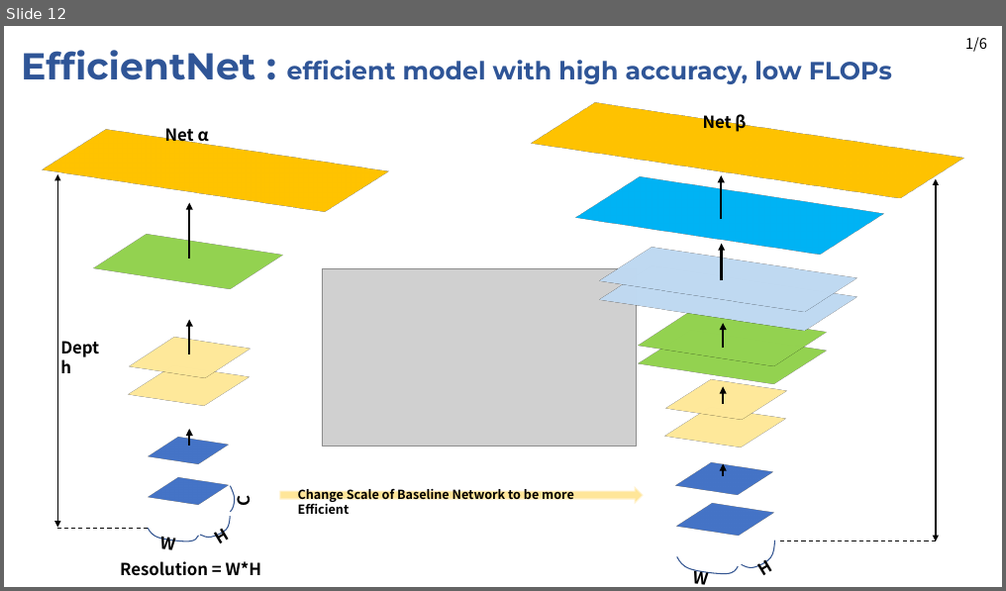
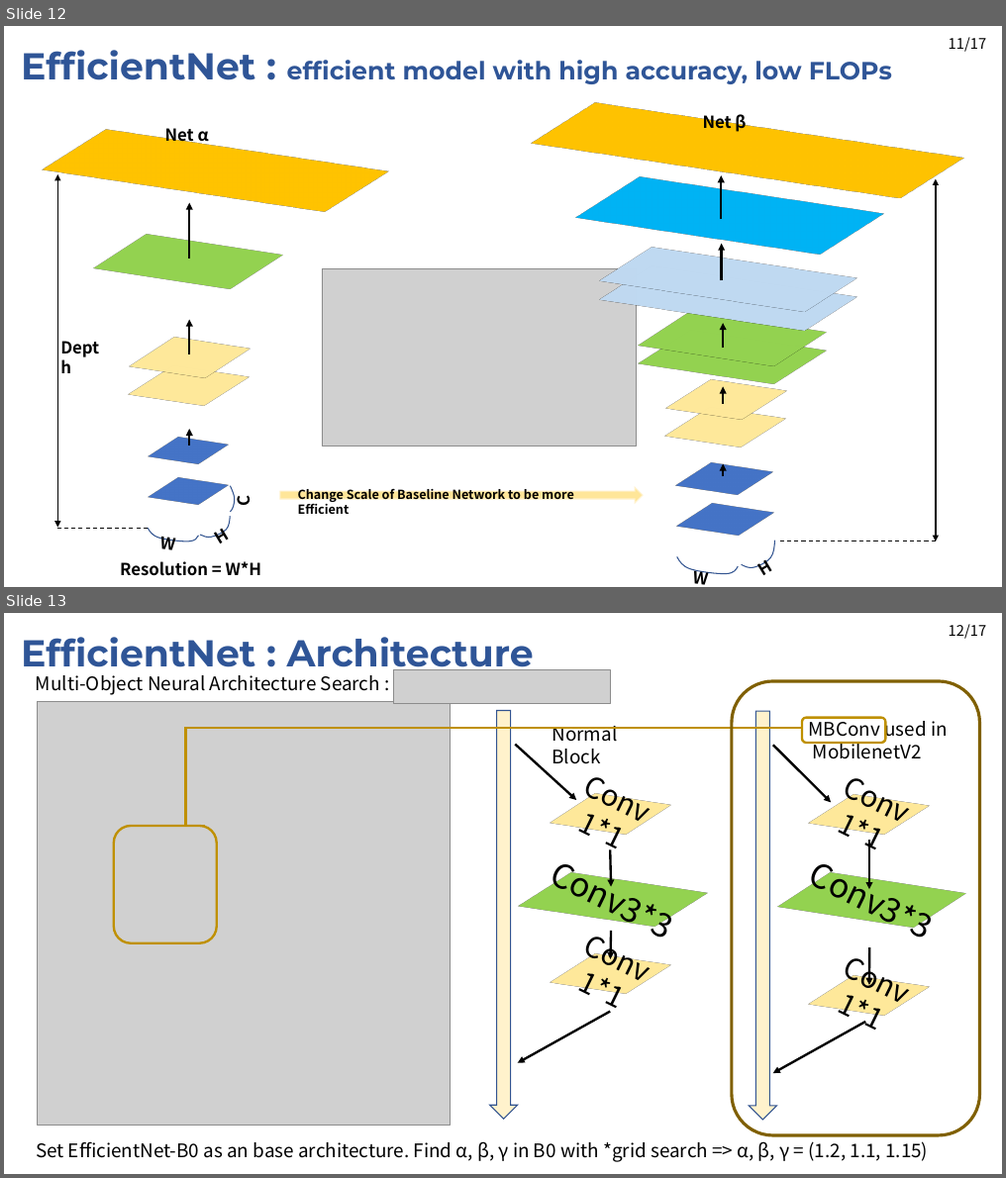
Before and after one commit to JaeHyung-Jung/Seminar_Deeplearning, a slide deck: 2nd_week/Seminar_2nd_week_1Stage.pptx. Shown one above the other, each under a label of ours: slide 12 before the commit, slides 12 and 13 after it. The pictures are 1006x591 and 1006x1178 pixels, drawn with LibreOffice and Linux fonts; fonts in the diff are those of the drawing; grey boxes stand for pictures. Boxes give left, top, right and bottom in pixels: in the first picture for what was removed or moved away, otherwise in the second. Text is boxed around its words. In the diff, an @@ line names an element or a change of style, - is before the commit and + after.

```diff
--- a/2nd_week/Seminar_2nd_week_1Stage.pptx
+++ b/2nd_week/Seminar_2nd_week_1Stage.pptx
@@ slide 13 added at bbox=[4, 613, 1002, 1174], background #FFFFFF @@
@@ text added at bbox=[21, 637, 534, 676], 36 pt, text #2F5597, bold @@
+EfficientNet : Architecture
@@ text added at bbox=[948, 624, 986, 639], 14 pt, text #000000 @@
+12/17
@@ picture added at bbox=[394, 669, 611, 703] @@
@@ text added at bbox=[36, 675, 380, 695], 18 pt, text #000000 @@
+Multi-Object Neural Architecture Search :
@@ picture added at bbox=[38, 701, 450, 1126] @@
@@ rounded rectangle added at bbox=[732, 681, 980, 1136], outline #806000 3 pt @@
@@ elbow line added from (205, 826) to (801, 728), #BF9000 2.25 pt @@
@@ down arrow added at bbox=[490, 710, 518, 1119], fill #FFF2CC, outline #325491 1 pt @@
@@ text added at bbox=[551, 726, 617, 764], 18 pt, text #000000 @@
+Normal Block
@@ down arrow added at bbox=[748, 711, 776, 1120], fill #FFF2CC, outline #325491 1 pt @@
@@ rounded rectangle added at bbox=[802, 718, 886, 744], outline #BF9000 2.25 pt @@
@@ text added at bbox=[809, 716, 947, 760], 18 pt, text #000000 @@
+MBConv used in
+MobilenetV2
@@ arrow added from (515, 744) to (576, 800), #000000 2.25 pt @@
@@ arrow added from (773, 745) to (832, 802), #000000 2.25 pt @@
@@ rectangle added at bbox=[568, 762, 652, 866], fill #FFE699, outline #000000 1 pt, 28 pt, text #000000 @@
+Conv 1*1
@@ rectangle added at bbox=[828, 763, 912, 866], fill #FFE699, outline #000000 1 pt, 28 pt, text #000000 @@
+Conv 1*1
@@ rounded rectangle added at bbox=[114, 826, 218, 943], outline #BF9000 2.25 pt @@
@@ rectangle added at bbox=[537, 839, 688, 959], fill #92D050, outline #000000 1 pt, 32 pt, text #000000 @@
+Conv3*3
@@ rectangle added at bbox=[797, 840, 948, 960], fill #92D050, outline #000000 1 pt, 32 pt, text #000000 @@
+Conv3*3
@@ arrow added from (869, 840) to (869, 889), #000000 2.25 pt @@
@@ arrow added from (611, 851) to (611, 887), #000000 2.25 pt @@
@@ rectangle added at bbox=[568, 922, 652, 1026], fill #FFE699, outline #000000 1 pt, 28 pt, text #000000 @@
+Conv 1*1
@@ arrow added from (611, 931) to (611, 959), #000000 2.25 pt @@
@@ rectangle added at bbox=[828, 945, 912, 1048], fill #FFE699, outline #000000 1 pt, 28 pt, text #000000 @@
+Conv 1*1
@@ arrow added from (869, 948) to (869, 985), #000000 2.25 pt @@
@@ arrow added from (611, 1012) to (518, 1063), #000000 2.25 pt @@
@@ arrow added from (865, 1022) to (773, 1073), #000000 2.25 pt @@
@@ text added at bbox=[36, 1142, 928, 1162], 18 pt, text #000000 @@
+Set EfficientNet-B0 as an base architecture. Find α, β, γ in B0 with *grid search => α, β, γ = (1.2, 1.1, 1.15)
@@ slide 12 changed as well @@
@@ text added at bbox=[948, 37, 986, 52], 14 pt, text #000000 @@
+11/17
@@ text removed at bbox=[965, 37, 987, 52] @@
-1/6
```
Also in this commit, not shown: 12 other slides changed, 4 other slides added, 2 slides removed.
